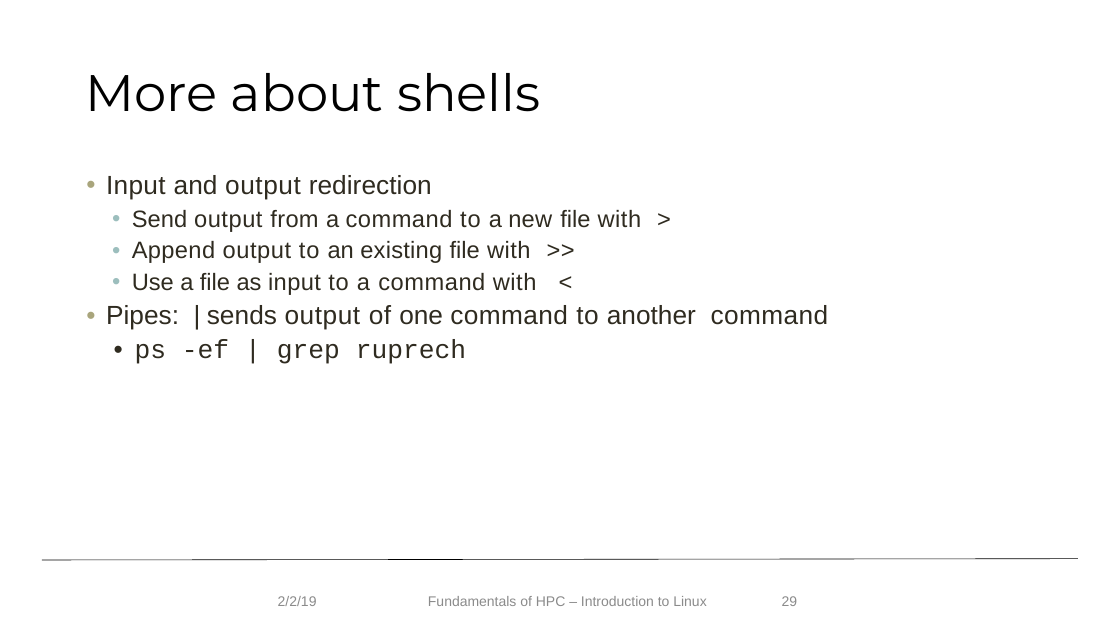
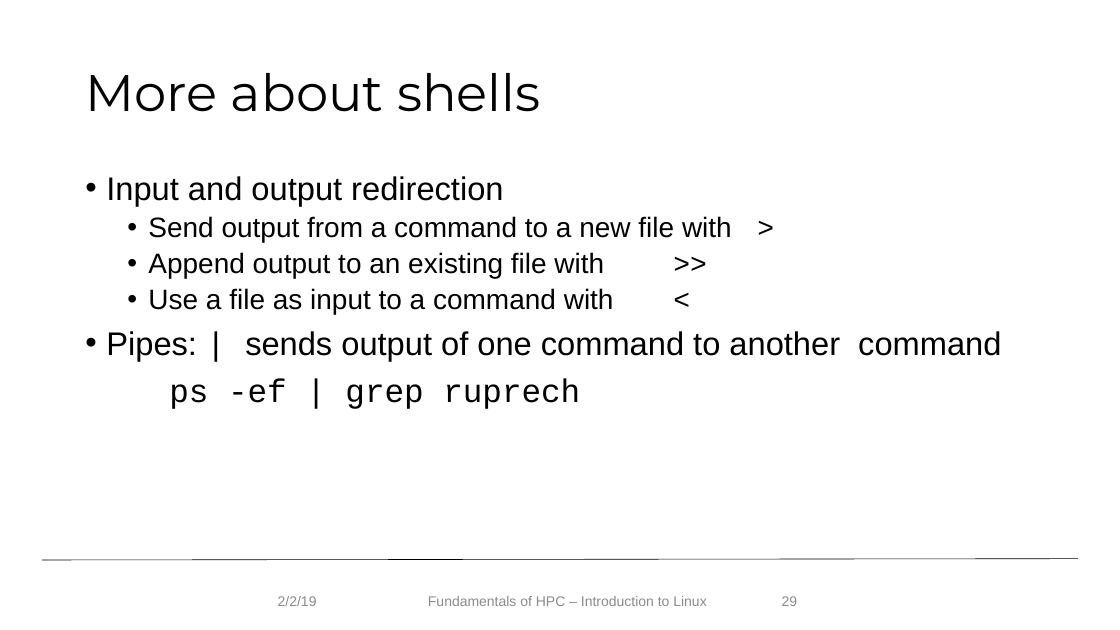
Before and after one commit to f1k4/Fundamentals_HPC_Spring_2019, a slide deck: slide 29 of IntroLinuxHPC19_spring_v2.pptx. Drawn at 1120x630 pixels with LibreOffice and Linux fonts; fonts in the diff are those of the drawing; background and template pictures are left out. Boxes give left, top, right and bottom in pixels: in the first picture for what was removed or moved away, otherwise in the second. Text is boxed around its words. In the diff, an @@ line names an element or a change of style, - is before the commit and + after.

```diff
--- a/IntroLinuxHPC19_spring_v2.pptx
+++ b/IntroLinuxHPC19_spring_v2.pptx
@@ text "Input and output redirection" at bbox=[106, 176, 1001, 409]: size 22.5 to 28 pt in "Input and output redirection", "Pipes: | sends output of one command ...", "ps -ef | grep ruprech"; text colour #2F2B20 to #000000; letter spacing 0.2 to 0 pt in "Input", "new", "existing"; letter spacing 0.1 to 0 pt in "and", "Send"; letter spacing 0.4 to 0 pt in "output", "command with >", "with >>", "command with <" and 1 more places; size 20.3 to 24 pt in "Send output from a command to a ...", "Append output to an existing file with ...", "Use a file as input to a ..."; font Arial to Courier New in ">", ">>", "<", "|"; letter spacing 0.5 to 0 pt in "output", "output"; letter spacing 0.3 to 0 pt in "from", "Append", "input", "of command command"; letter spacing -0.3 to 0 pt in "a a", "a a"; letter spacing 0.7 to 0 pt in "to", "to", "to"; letter spacing -0.8 to 0 pt in "|"; letter spacing 0.6 to 0 pt in "to"; indent changed; more space between paragraphs; bullet • to none @@
```
Also in this commit, not shown: 26 other slides changed, 7 other files.
